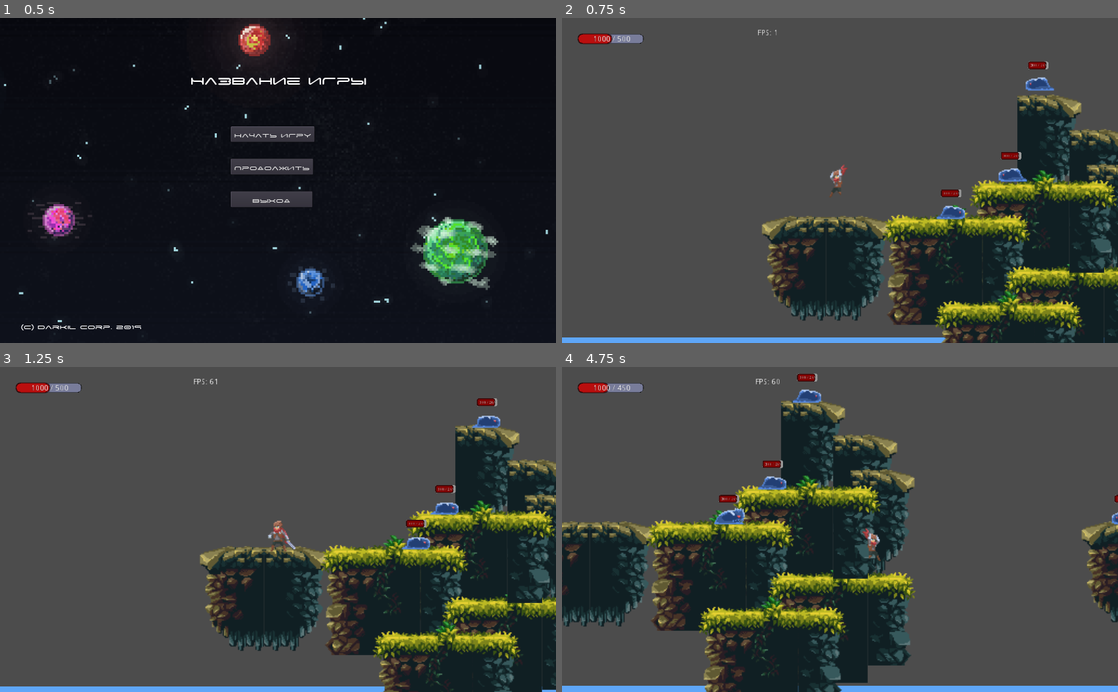
Above: before the commit, frames 1-4 (two rows, left to right).
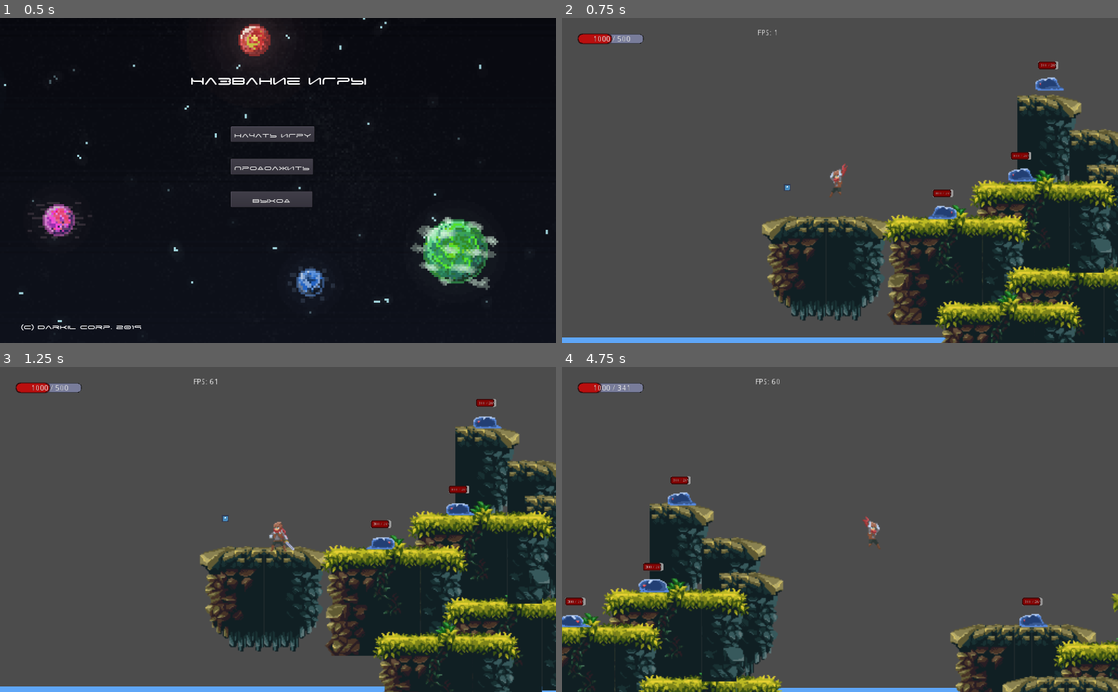
Above: after the commit, the same moments.

Repository: Burd88/-platformgame
Game: Godot game, scene res://main/main.tscn
Two runs of this game, one before a commit and one after it. Both use one fixed random seed, a clock stepped at 60 frames per second and the inputs below. The engine's default icon, where the game draws it, is replaced by a stand-in: a white triangle on a blue panel in a dark square.
Inputs:
- Up to frame 1 (0.5 s): no input
- Up to frame 2 (0.75 s): click "Начать Игру" at 0.5 s
- Up to frame 3 (1.25 s): no input
- Up to frame 4 (4.75 s): hold D (ui_right) 1.28-2.78 s; tap W (ui_up) at 1.52, 2.27, 3.77, 4.52 s; hold A (ui_left) 2.78-3.53 s; hold D (ui_right) from 3.53 s (still down)

Frame 1 is identical in both runs. In frame 2, 0.9% of the frame differs, in the area x 40-91%, y 13-62%; in frame 3, 3.3%; in frame 4, 44%, in the area x 0-100%, y 1-100%.

Commit message:
add range attack enemy on the player

Diff:
--- a/Enemy/Dead_enemy.gd
+++ /dev/null
@@ -1,15 +0,0 @@
-extends Node2D
-
-# Declare member variables here. Examples:
-# var a = 2
-# var b = "text"
-
-# Called when the node enters the scene tree for the first time.
-func _ready():
-	$particle.emitting = true
-	print("Hello")
-	pass # Replace with function body.
-
-# Called every frame. 'delta' is the elapsed time since the previous frame.
-#func _process(delta):
-#	pass
--- a/Enemy/Dead_enemy.tscn
+++ /dev/null
@@ -1,26 +0,0 @@
-[gd_scene load_steps=3 format=2]
-
-[ext_resource path="res://Enemy/Dead_enemy.gd" type="Script" id=1]
-
-[sub_resource type="ParticlesMaterial" id=1]
-emission_shape = 2
-emission_box_extents = Vector3( 5, 5, 5 )
-flag_disable_z = true
-gravity = Vector3( 0, 30, 0 )
-initial_velocity = 19.35
-orbit_velocity = 0.0
-orbit_velocity_random = 1.0
-color = Color( 0.372549, 0.0313726, 0.0313726, 1 )
-anim_speed_random = 0.41
-
-[node name="Dead_enemy" type="Node2D"]
-script = ExtResource( 1 )
-
-[node name="particle" type="Particles2D" parent="."]
-scale = Vector2( 3, 2 )
-emitting = false
-amount = 30
-lifetime = 0.5
-one_shot = true
-speed_scale = 1.4
-process_material = SubResource( 1 )
--- a/Enemy/Enemy.gd
+++ b/Enemy/Enemy.gd
@@ -13,10 +13,14 @@
 
 var distance = Vector2()
 var velocity = Vector2()
-var direction = Vector2(-1,0)
+var direction = Vector2(0,0)
 # Declare member variables here. Examples:
 # var a = 2
 # var b = "text"
+var target
+var hit_pos
+var can_shoot = true
+onready var bullet = preload("res://Enemy/bullet.tscn")
 
 # Called when the node enters the scene tree for the first time.
 func _ready():
@@ -24,10 +28,14 @@
 
 # Called every frame. 'delta' is the elapsed time since the previous frame.
 func _process(delta):
+	update()
+	if target:
+		aim()
 	_gui()
 	_move_enemy(delta)
 	_damage()
 	_check_place()
+	_check_player()
 	$sprite.animation = anim
 	pass
 
@@ -69,27 +77,71 @@
 		anim = 'die'
 	pass
 		# Графический интерфейс игрока
+
+func aim():
+	print('0')
+	hit_pos = []
+	var space_state = get_world_2d().direct_space_state
+	var target_extents = target.get_node('CollisionShape2D').shape.extents - Vector2(5, 5)
+	var nw = target.position - target_extents
+	var se = target.position + target_extents
+	var ne = target.position + Vector2(target_extents.x, -target_extents.y)
+	var sw = target.position + Vector2(-target_extents.x, target_extents.y)
+	for pos in [target.position, nw, ne, se, sw]:
+		var result = space_state.intersect_ray(position,
+				pos, [self], collision_mask)
+		if result:
+			print('1')
+			hit_pos.append(result.position)
+			if result.collider.name == "Player":
+				print('2')
+				anim = 'attack'
+				#rotation = (target.position - position).angle()
+				if can_shoot:
+					shoot(pos)
+				break
+
+func shoot(pos):
+	var b = bullet.instance()
+	var a = (pos - global_position).angle()
+	b.start(global_position, a + rand_range(-0.15, 0.15))
+	get_parent().add_child(b)
+	can_shoot = false
+	#$ShootTimer.start()
+
+
+func _check_player():
+	if $RayCast2D.is_colliding() == true:
+		print($RayCast2D.get_collider())
+
+
 func _check_place():
 	if is_on_floor():
 		#print($RayCast2D.get_collider())
-		if $RayCast2D.is_colliding() == false:
-			direction.x =direction.x*(-1)
-			$RayCast2D.position.x = $RayCast2D.position.x*(-1)
-			if $sprite.flip_h == false:
-				$sprite.flip_h = true
-			else:
-				$sprite.flip_h = false
-			pass
-			if $attack_area.position.x == 0:
-				$attack_area.position.x = 60
-			else:
-				$attack_area.position.x = 0
+		if $check_place.is_colliding() == false:
+			_change_position()
 	else:
 		pass
+
+func _change_position():
+	direction.x =direction.x*(-1)
+	$check_place.position.x = $check_place.position.x*(-1)
+	if $sprite.flip_h == false:
+		$sprite.flip_h = true
+	else:
+		$sprite.flip_h = false
+		pass
+	if $attack_area.position.x == 0:
+		$attack_area.position.x = 60
+	else:
+		$attack_area.position.x = 0
 
 func _on_AnimatedSprite_animation_finished():
 	if $sprite.animation == 'die':
 		queue_free()
+
+	if $sprite.animation == 'attack':
+		can_shoot = true
 
 	pass # Replace with function body.
 
@@ -98,9 +150,6 @@
 	if body.name == 'Player':
 		body.health_now -= 50
 		anim = 'attack'
-
-
-	print(body.get_class())
 	pass # Replace with function body.
 
 
@@ -111,3 +160,36 @@
 		elif $sprite.frame == 4:
 			$attack_area/attack_col.disabled = false
 	pass # Replace with function body.
+
+
+
+
+
+func _on_Visible_body_entered(body):
+	if body.name == 'Player':
+
+		#print(body.name)
+		#direction = (body.global_position - global_position).normalized()
+		#print(direction.normalized())
+		#var angle = global_position.angle_to_point(body.global_position)
+		#if angle > 0 or angle < 1:
+		#	_change_position()
+		#elif angle > 1 or angle < 3:
+		#	_change_position()
+		target = body
+		#print(target)
+		#	pass
+		#print(angle)
+	pass # Replace with function body.
+
+
+func _on_Visible_body_exited(body):
+	if body.name == 'Player':
+		#direction = Vector2(1,0)
+		target = null
+		pass
+	pass # Replace with function body.
+
+
+func _on_ShootTimer_timeout():
+	can_shoot = true
--- a/Enemy/Enemy.tscn
+++ b/Enemy/Enemy.tscn
@@ -76,8 +76,13 @@
 [sub_resource type="RectangleShape2D" id=6]
 extents = Vector2( 4.50776, 10 )
 
+[sub_resource type="CircleShape2D" id=7]
+radius = 131.296
+
 [node name="Enemy" type="KinematicBody2D"]
 scale = Vector2( 0.5, 0.5 )
+collision_layer = 4
+collision_mask = 3
 script = ExtResource( 1 )
 
 [node name="sprite" type="AnimatedSprite" parent="."]
@@ -85,7 +90,6 @@
 scale = Vector2( 2, 2 )
 frames = SubResource( 5 )
 animation = "attack"
-frame = 1
 playing = true
 
 [node name="CollisionShape2D" type="CollisionShape2D" parent="."]
@@ -113,15 +117,35 @@
 align = 1
 valign = 1
 
-[node name="RayCast2D" type="RayCast2D" parent="."]
+[node name="check_place" type="RayCast2D" parent="."]
 position = Vector2( -28, 0 )
 enabled = true
+cast_to = Vector2( 0, 30 )
+
+[node name="RayCast2D" type="RayCast2D" parent="."]
+visible = false
+position = Vector2( -37.0374, 0 )
+rotation = 1.5708
 
 [node name="attack_area" type="Area2D" parent="."]
 
 [node name="attack_col" type="CollisionShape2D" parent="attack_area"]
 position = Vector2( -28.1373, 4.59937 )
 shape = SubResource( 6 )
+
+[node name="Visible" type="Area2D" parent="."]
+
+[node name="visible_col" type="CollisionShape2D" parent="Visible"]
+position = Vector2( -0.447723, -1.57751 )
+rotation = 1.5708
+shape = SubResource( 7 )
+
+[node name="ShootTimer" type="Timer" parent="."]
+one_shot = true
+autostart = true
 [connection signal="animation_finished" from="sprite" to="." method="_on_AnimatedSprite_animation_finished"]
 [connection signal="frame_changed" from="sprite" to="." method="_on_sprite_frame_changed"]
 [connection signal="body_entered" from="attack_area" to="." method="_on_attack_area_body_entered"]
+[connection signal="body_entered" from="Visible" to="." method="_on_Visible_body_entered"]
+[connection signal="body_exited" from="Visible" to="." method="_on_Visible_body_exited"]
+[connection signal="timeout" from="ShootTimer" to="." method="_on_ShootTimer_timeout"]
--- /dev/null
+++ b/Enemy/bullet.gd
@@ -0,0 +1,22 @@
+extends Area2D
+var speed = 200
+var velocity = Vector2()
+
+func start(pos, dir):
+	position = pos
+	rotation = dir
+	velocity = Vector2(speed, 0).rotated(dir)
+
+func _physics_process(delta):
+	position += velocity * delta
+
+func _on_bullet_body_entered(body):
+	if body.name == 'Player':
+		body.health_now -= 53
+		queue_free()
+	pass # Replace with function body.
+
+
+func _on_VisibilityNotifier2D_screen_exited():
+	queue_free()
+	pass # Replace with function body.
--- /dev/null
+++ b/Enemy/bullet.tscn
@@ -0,0 +1,23 @@
+[gd_scene load_steps=4 format=2]
+
+[ext_resource path="res://Enemy/bullet.gd" type="Script" id=1]
+[ext_resource path="res://icon.png" type="Texture" id=2]
+
+[sub_resource type="CircleShape2D" id=1]
+radius = 3.32818
+
+[node name="bullet" type="Area2D"]
+collision_layer = 16
+collision_mask = 3
+script = ExtResource( 1 )
+
+[node name="CollisionShape2D" type="CollisionShape2D" parent="."]
+shape = SubResource( 1 )
+
+[node name="Sprite" type="Sprite" parent="."]
+scale = Vector2( 0.1, 0.1 )
+texture = ExtResource( 2 )
+
+[node name="VisibilityNotifier2D" type="VisibilityNotifier2D" parent="."]
+[connection signal="body_entered" from="." to="." method="_on_bullet_body_entered"]
+[connection signal="screen_exited" from="VisibilityNotifier2D" to="." method="_on_VisibilityNotifier2D_screen_exited"]
--- a/GLOBAL.gd
+++ b/GLOBAL.gd
@@ -3,7 +3,7 @@
 # Declare member variables here. Examples:
 # var a = 2
 # var b = "text"
-onready var dead_scene = preload("res://Enemy/Dead_enemy.tscn")
+#onready var dead_scene = preload("res://Enemy/Dead_enemy.tscn")
 var position_enemy
 
 # Called when the node enters the scene tree for the first time.
@@ -15,6 +15,7 @@
 #	pass
 func player_dead():
 
-	var d = dead_scene.instance()
-	d.position = position_enemy
-	get_parent().add_child(d)
+	#var d = dead_scene.instance()
+	#d.position = position_enemy
+	#get_parent().add_child(d)
+	pass
--- a/levels/game.tscn
+++ b/levels/game.tscn
@@ -1,8 +1,9 @@
-[gd_scene load_steps=4 format=2]
+[gd_scene load_steps=5 format=2]
 
 [ext_resource path="res://map/map.tscn" type="PackedScene" id=1]
 [ext_resource path="res://Enemy/Enemy.tscn" type="PackedScene" id=2]
 [ext_resource path="res://player/Player.tscn" type="PackedScene" id=3]
+[ext_resource path="res://Enemy/bullet.tscn" type="PackedScene" id=4]
 
 [node name="game" type="Node2D"]
 
@@ -23,3 +24,6 @@
 
 [node name="Player" parent="." instance=ExtResource( 3 )]
 position = Vector2( 4.09341, 401.548 )
+
+[node name="bullet" parent="." instance=ExtResource( 4 )]
+position = Vector2( -44.5318, 408.765 )
--- a/player/Player.gd
+++ b/player/Player.gd
@@ -170,7 +170,7 @@
 func _on_attack_area_body_entered(body):
 	if body.get_class() == "KinematicBody2D" :
 		body.health_now -= damage
-		body.anim = 'hurt'
+		#body.anim = 'hurt'
 		GLOBAL.position_enemy = body.position
 	elif !body:
 		$attack_area/col_Atack.disabled = true
--- a/player/Player.tscn
+++ b/player/Player.tscn
@@ -110,7 +110,7 @@
 "frames": [ ExtResource( 31 ), ExtResource( 32 ), ExtResource( 33 ), ExtResource( 34 ), ExtResource( 35 ) ],
 "loop": true,
 "name": "attack1",
-"speed": 5.0
+"speed": 15.0
 }, {
 "frames": [ ExtResource( 36 ), ExtResource( 37 ), ExtResource( 38 ) ],
 "loop": true,
@@ -125,7 +125,7 @@
 "frames": [ ExtResource( 42 ), ExtResource( 43 ), ExtResource( 44 ), ExtResource( 45 ), ExtResource( 46 ), ExtResource( 47 ) ],
 "loop": true,
 "name": "attack2",
-"speed": 5.0
+"speed": 15.0
 }, {
 "frames": [ ExtResource( 48 ), ExtResource( 49 ), ExtResource( 50 ), ExtResource( 51 ), ExtResource( 52 ), ExtResource( 53 ), ExtResource( 54 ) ],
 "loop": true,
@@ -145,7 +145,7 @@
 "frames": [ ExtResource( 62 ), ExtResource( 63 ), ExtResource( 64 ), ExtResource( 65 ), ExtResource( 66 ), ExtResource( 67 ) ],
 "loop": true,
 "name": "attack3",
-"speed": 5.0
+"speed": 15.0
 }, {
 "frames": [ ExtResource( 23 ), ExtResource( 24 ) ],
 "loop": true,
@@ -158,9 +158,7 @@
 "speed": 2.0
 } ]
 
-[sub_resource type="CapsuleShape2D" id=2]
-radius = 6.02851
-height = 6.47198
+[sub_resource type="RectangleShape2D" id=6]
 
 [sub_resource type="StyleBoxFlat" id=3]
 bg_color = Color( 0.733333, 0.0588235, 0.0588235, 1 )
@@ -194,15 +192,13 @@
 extents = Vector2( 6.78125, 3.61617 )
 
 [node name="Player" type="KinematicBody2D"]
-collision_layer = 1024
+collision_layer = 2
 script = ExtResource( 1 )
 
 [node name="spr" type="AnimatedSprite" parent="."]
 pause_mode = 2
 frames = SubResource( 1 )
-animation = "attack1"
-frame = 1
-speed_scale = 2.0
+animation = "block"
 playing = true
 flip_h = true
 
@@ -213,7 +209,7 @@
 
 [node name="CollisionShape2D" type="CollisionShape2D" parent="."]
 position = Vector2( 1.05408, 7.90561 )
-shape = SubResource( 2 )
+shape = SubResource( 6 )
 
 [node name="GUI" type="CanvasLayer" parent="."]
 
Not shown: 1 places in Enemy/Enemy.tscn that only renumber resources
